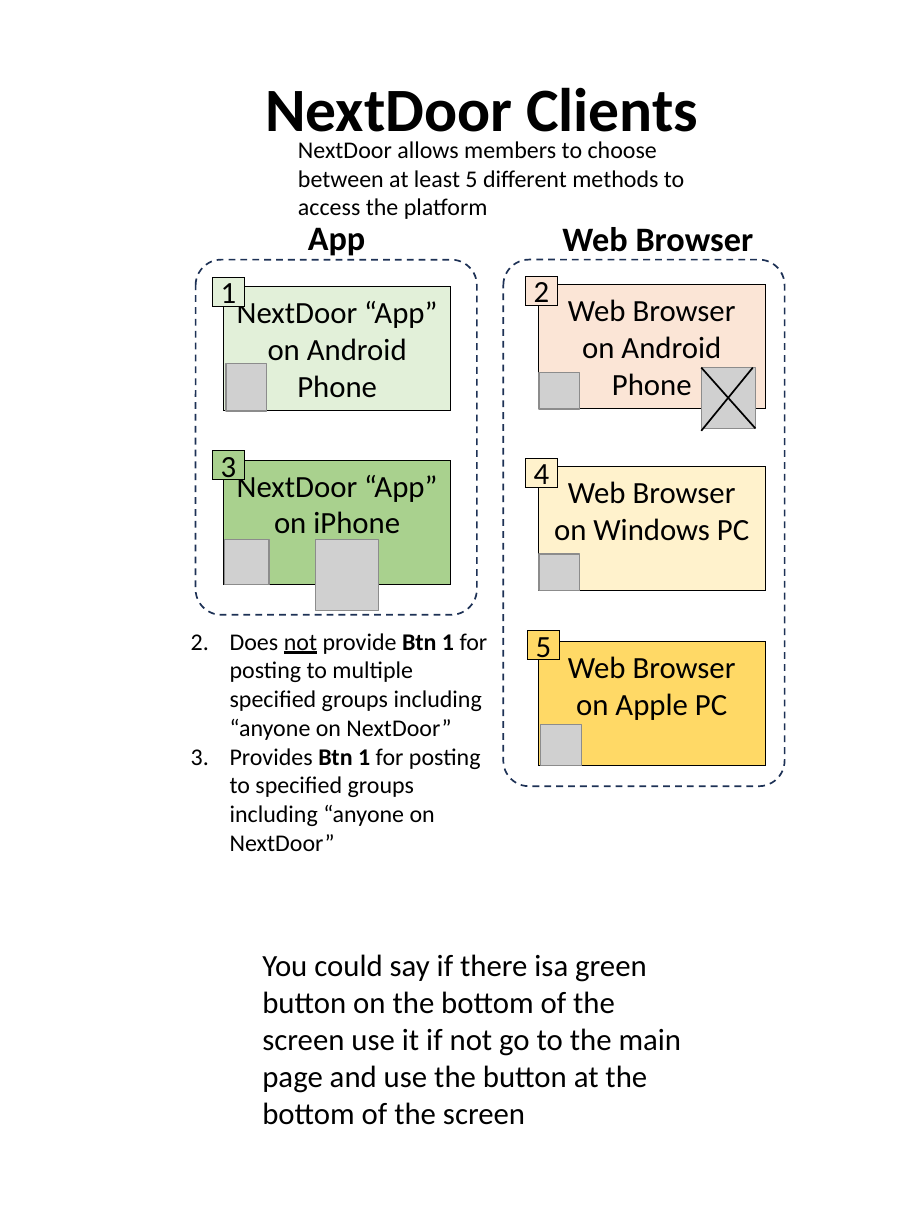
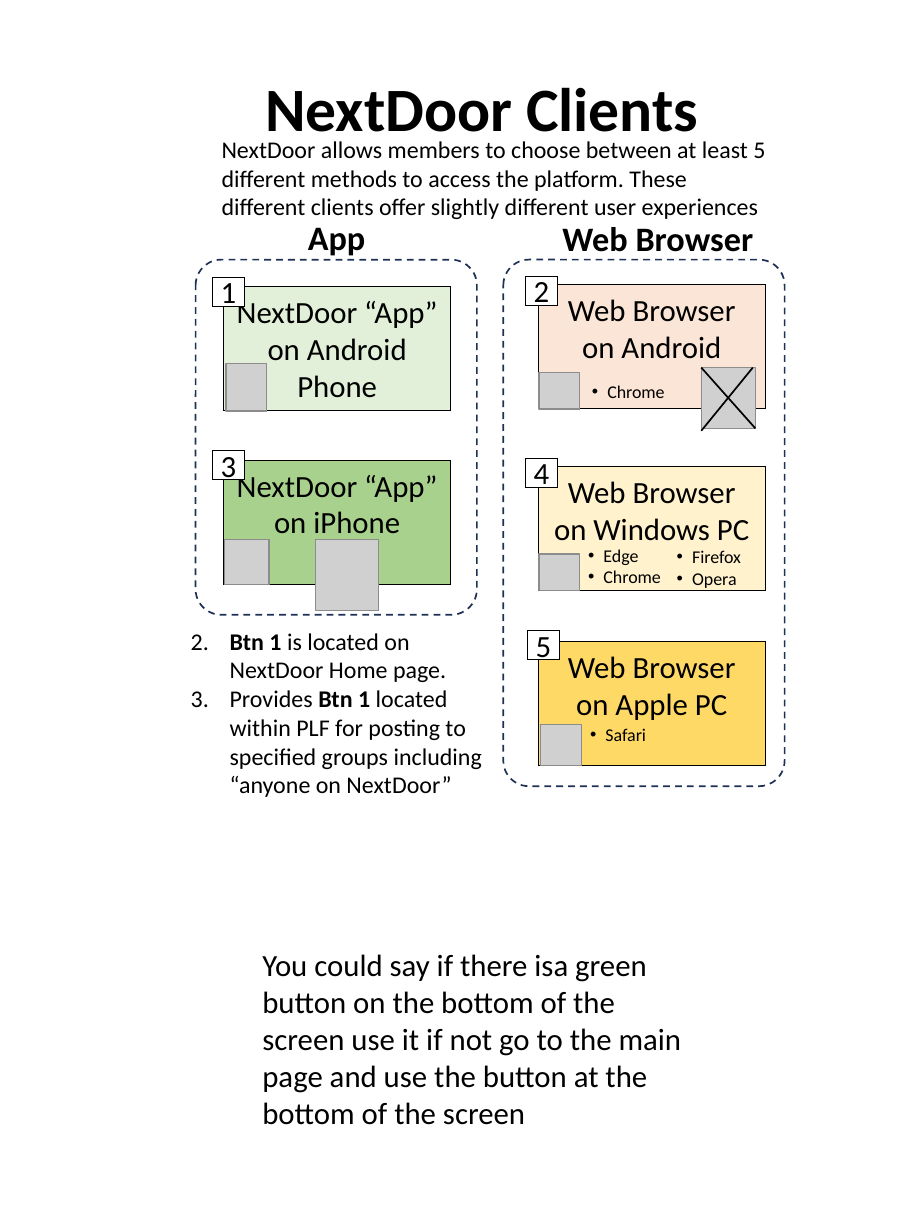
Before and after one commit to nbk5876/nbk5876.github.io, a slide deck: slide 6 of image/howToPost.pptx (slide 5 before the commit). Drawn at 924x1232 pixels with LibreOffice and Linux fonts; fonts in the diff are those of the drawing; grey boxes stand for pictures. Boxes give left, top, right and bottom in pixels: in the first picture for what was removed or moved away, otherwise in the second. Text is boxed around its words. In the diff, an @@ line names an element or a change of style, - is before the commit and + after.

```diff
--- a/image/howToPost.pptx
+++ b/image/howToPost.pptx
@@ text at (x1=222, y1=141, x2=765, y2=219): text changed @@
-NextDoor allows members to choose between at least 5 different methods to access the platform
+NextDoor allows members to choose between at least 5 different methods to access the platform. These different clients offer slightly different user experiences
@@ rectangle at (x1=212, y1=277, x2=244, y2=307): fill #E2F0D9 to #FFFFFF @@
@@ rectangle at (x1=525, y1=276, x2=557, y2=306): fill #FBE5D6 to #FFFFFF @@
@@ text in rectangle at (x1=568, y1=299, x2=736, y2=359): text changed @@
-Web Browser on Android Phone
+Web Browser on Android
@@ text added at (x1=607, y1=385, x2=664, y2=398), 10.5 pt, text #000000 @@
+• Chrome
@@ rectangle at (x1=212, y1=451, x2=244, y2=480): fill #A9D18E to #FFFFFF @@
@@ rectangle at (x1=525, y1=458, x2=557, y2=488): fill #FFF2CC to #FFFFFF @@
@@ text added at (x1=603, y1=549, x2=660, y2=583), 10.5 pt, text #000000 @@
+• Edge
+• Chrome
@@ text added at (x1=692, y1=550, x2=741, y2=588), 10.5 pt, text #000000 @@
+• Firefox
+• Opera
@@ text at (x1=191, y1=633, x2=482, y2=797): text changed @@
-2. Does not provide Btn 1 for posting to multiple specified groups including “anyone on NextDoor”
-3. Provides Btn 1 for posting to specified groups including “anyone on NextDoor”
+2. Btn 1 is located on NextDoor Home page.
+3. Provides Btn 1 located within PLF for posting to specified groups including “anyone on NextDoor”
@@ rectangle at (x1=527, y1=631, x2=559, y2=660): fill #FFD966 to #FFFFFF @@
@@ text added at (x1=605, y1=728, x2=646, y2=741), 10.5 pt, text #000000 @@
+• Safari
```
Also in this commit, not shown: 2 other slides changed, 1 slide added, 1 other file.
